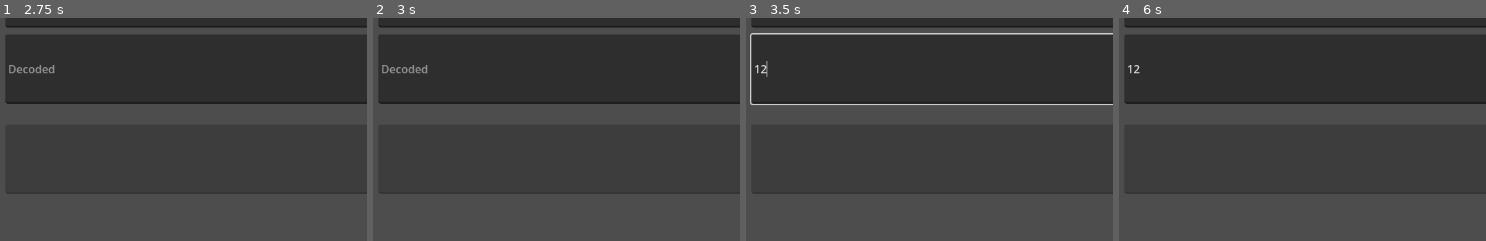
Above: before the commit, frames 1-4 (left to right).
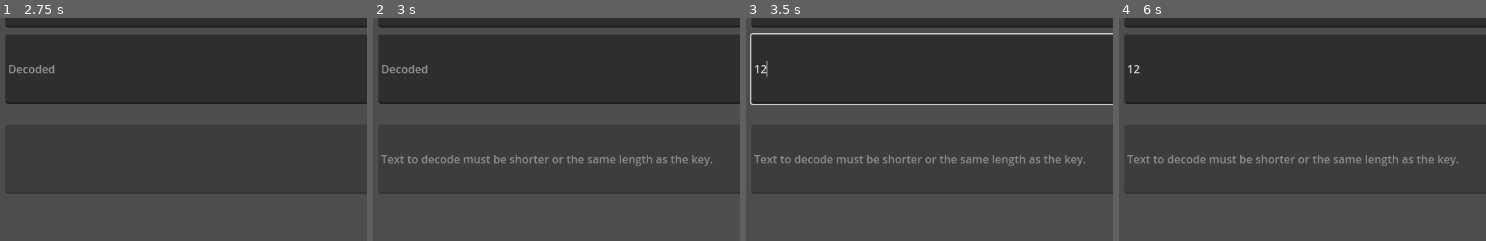
Above: after the commit, the same moments.

Repository: mkinney/kinneyotpgodot
Game: Godot game, scene res://encode.tscn
Same seed, same stepped clock (60 frames per second), same inputs: the game is played once before the commit and once after it.
Inputs (mouse positions are % of the whole screen's width and height, from its top left):
- Up to frame 1 (2.75 s): click (29, 27) at 0.52 s; type "Alex" at 0.6 s; click (29, 44) at 0.75 s; type "12" at 0.83 s; click "Encode" at 1.25 s; click "Decode" at 2 s
- Up to frame 2 (3 s): click (29, 27) at 2.77 s; type "Alex" at 2.85 s
- Up to frame 3 (3.5 s): click (29, 44) at 3 s; type "12" at 3.08 s; click (29, 61) at 3.23 s; type "12" at 3.32 s
- Up to frame 4 (6 s): click "Generate" at 3.5 s; click (29, 27) at 4.27 s; type "12" at 4.35 s; click (29, 83) at 4.5 s; type "12" at 4.58 s; click "Encode" at 5 s; click "Decode" at 5.75 s
The pictures show only the part of the screen within x 0-50%, y 50-100%; the shares and areas given below are measured in that part.

Frame 1 is identical in both runs. In frame 2, 1.3% of the frame differs, in the area x 2-93%, y 61-67%; in frame 3, 1.3%; in frame 4, 1.3%.

Commit message:
got the decode tab working

Diff:
--- /dev/null
+++ b/Decode.gd
@@ -0,0 +1,34 @@
+extends Node2D
+
+@onready var text = get_node("Text2Decode")
+@onready var key = get_node("dKey")
+@onready var decoded = get_node("Decoded")
+@onready var dMessage = get_node("dMessage")
+
+# Called when the node enters the scene tree for the first time.
+func _ready():
+	pass # Replace with function body.
+
+# Called every frame. 'delta' is the elapsed time since the previous frame.
+func _process(_delta):
+	pass
+
+func dec(pText, pKey):
+	var key1 = pKey.to_upper()
+	var text1 = pText.to_upper()
+	var otp = OTP.new(key1)
+	return otp.decode(text1)
+
+func do_dec():
+	var results = dec(text.text, key.text)
+	if results:
+		decoded.text = results[1]
+		dMessage.text = results[0]
+	else:
+		print("results size is wonky ", results)
+
+func _on_text_2_decode_text_changed(_new_text):
+	do_dec()
+
+func _on_d_key_text_changed(_new_text):
+	do_dec()
--- a/OTP.gd
+++ b/OTP.gd
@@ -19,7 +19,6 @@
 
 func encode(in_str):
 	var encoded = ""
-
 	if in_str.length() > mKey.length():
 		return ["Text to encode must be shorter or the same length as the key.", ""]
 	if not all_valid_letters(in_str):
@@ -34,6 +33,27 @@
 	return ["", encoded]
 
 
+func decode(in_str):
+	var decoded = ""
+	if in_str.length() > mKey.length():
+		return ["Text to decode must be shorter or the same length as the key.", ""]
+	if not all_valid_letters(in_str):
+		return ["The encoded string has letters that is not in the alphabet.", ""]
+	if not all_valid_letters(mKey):
+		return ["The key has letters that is not in the alphabet.", ""]
+
+	for i in range(0, in_str.length()):
+		var x = posInString(in_str[i], mAlphabet)
+		var y = posInString(mKey[i], mAlphabet)
+		var c = x - y
+		var z = 0
+		if c < 0:
+			z = mAlphabet.length() + c
+		else:
+			z = c % mAlphabet.length()
+		decoded += mAlphabet[z]
+	return ["", decoded]
+
 # Constructor
 func _init(key="", alphabet="ABCDEFGHIJKLMNOPQRSTUVWXYZ"):
 	mKey = key
--- a/encode.tscn
+++ b/encode.tscn
@@ -1,7 +1,8 @@
-[gd_scene load_steps=3 format=3 uid="uid://duqn6e10wc3q2"]
+[gd_scene load_steps=4 format=3 uid="uid://duqn6e10wc3q2"]
 
 [ext_resource type="Script" path="res://main.gd" id="1_kjdiu"]
 [ext_resource type="Script" path="res://Encode.gd" id="1_u7n5e"]
+[ext_resource type="Script" path="res://Decode.gd" id="3_q6f3c"]
 
 [node name="Main" type="Node2D"]
 script = ExtResource("1_kjdiu")
@@ -80,6 +81,7 @@
 editable = false
 
 [node name="DecodeStuffs" type="Node2D" parent="."]
+script = ExtResource("3_q6f3c")
 
 [node name="Text2Decode" type="LineEdit" parent="DecodeStuffs"]
 offset_left = 100.0
@@ -161,3 +163,5 @@
 [connection signal="pressed" from="AboutTab" to="." method="_on_about_tab_pressed"]
 [connection signal="text_changed" from="EncodeStuffs/Text" to="EncodeStuffs" method="_on_text_text_changed"]
 [connection signal="text_changed" from="EncodeStuffs/Key" to="EncodeStuffs" method="_on_key_text_changed"]
+[connection signal="text_changed" from="DecodeStuffs/Text2Decode" to="DecodeStuffs" method="_on_text_2_decode_text_changed"]
+[connection signal="text_changed" from="DecodeStuffs/dKey" to="DecodeStuffs" method="_on_d_key_text_changed"]
